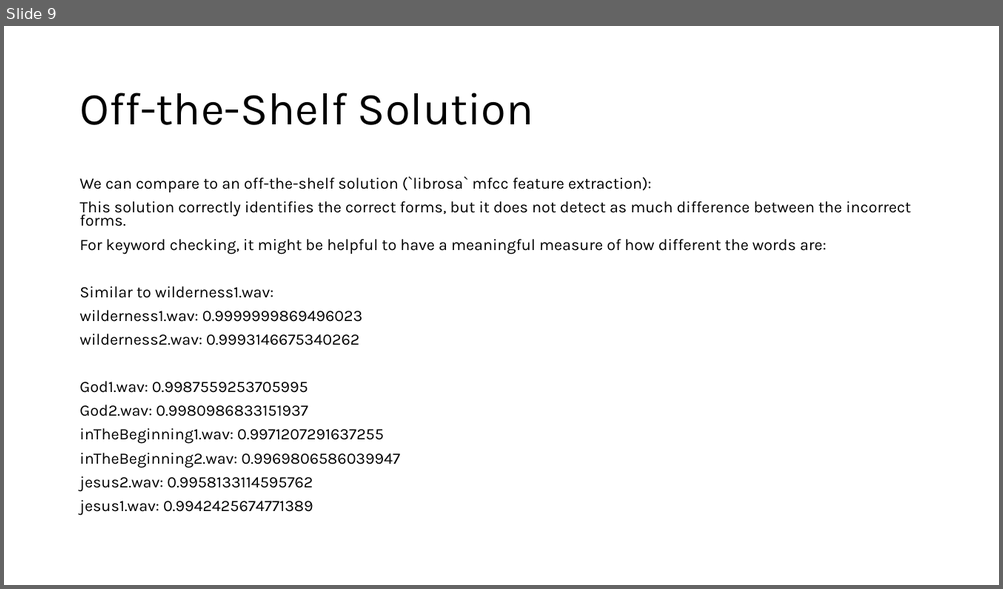
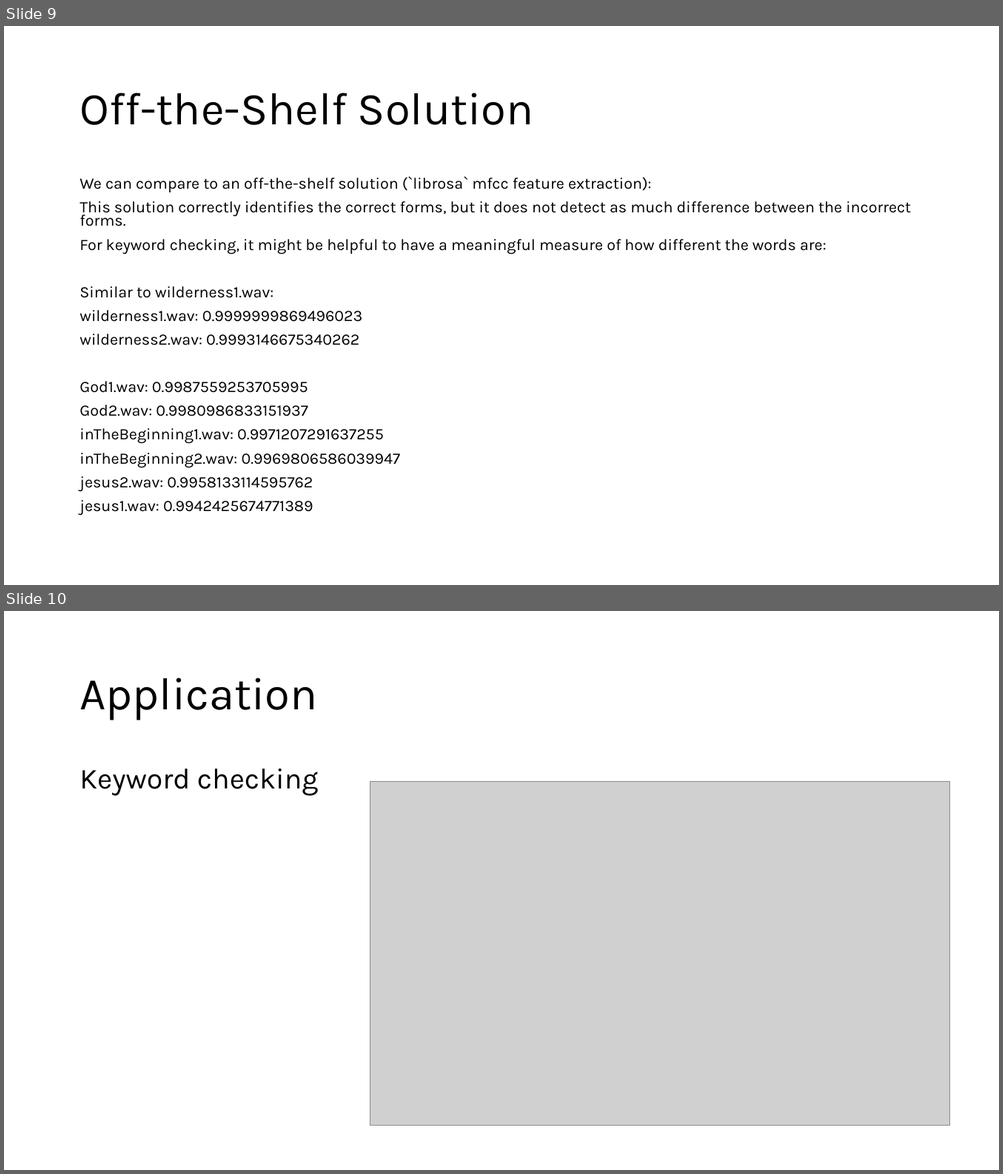
Before and after one commit to PENNET-dev/hackathon-uW-2024, a slide deck: Hackathon Presentation.pptx. Shown one above the other, each under a label of ours: slide 9 before the commit, slides 9 and 10 after it. The pictures are 1003x589 and 1003x1174 pixels, drawn with LibreOffice and Linux fonts; fonts in the diff are those of the drawing; grey boxes stand for pictures. Boxes give left, top, right and bottom in pixels: in the first picture for what was removed or moved away, otherwise in the second. Text is boxed around its words. In the diff, an @@ line names an element or a change of style, - is before the commit and + after.

Commit message:
ppt

```diff
--- a/Hackathon Presentation.pptx
+++ b/Hackathon Presentation.pptx
@@ slide 10 added at [4,611,999,1170], background #FFFFFF @@
@@ title added at [79,678,317,721], 44 pt, text #000000 @@
+Application
@@ text added at [79,769,318,796], 28 pt, text #000000 @@
+Keyword checking
@@ picture added at [370,781,949,1126] @@
```
